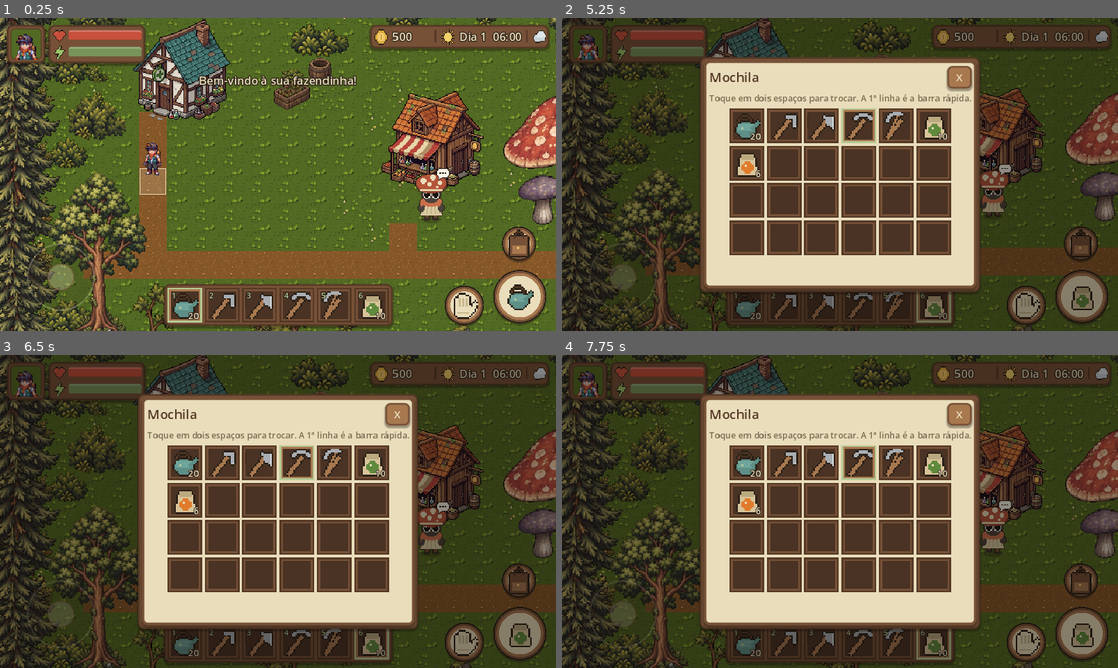
Above: before the commit, frames 1-4 (two rows, left to right).
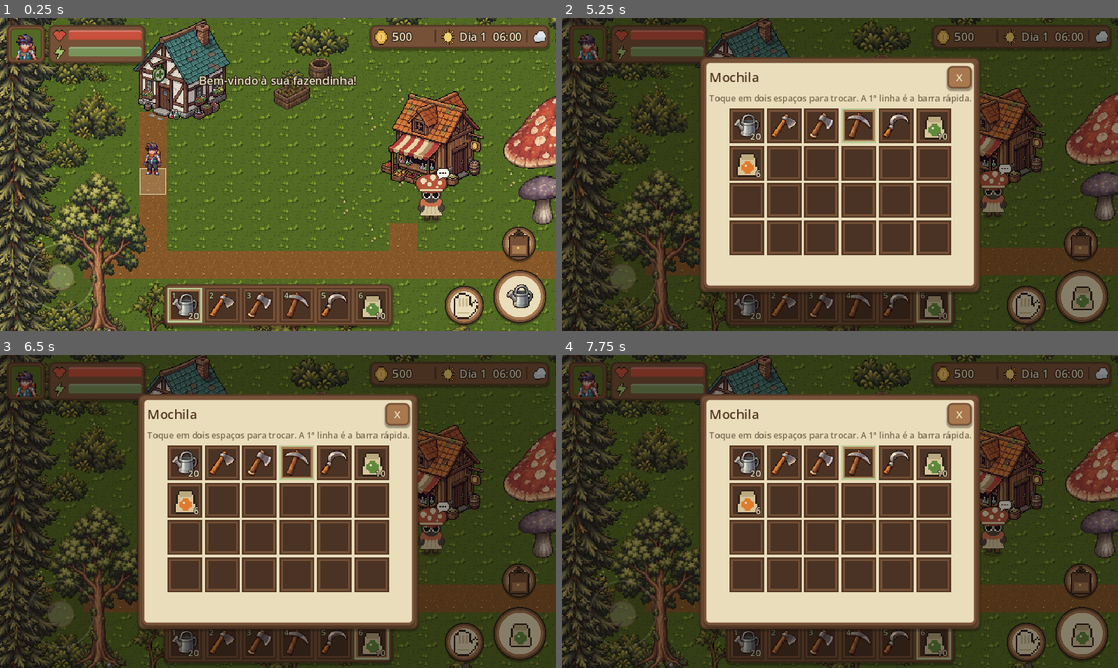
Above: after the commit, the same moments.

Repository: kyoubuerickfreitas-ux/fazendinha-fantastica
Game: Godot game, scene res://scenes/main.tscn
The game is run twice, just before and just after one commit, with the same random seed, the same clock (stepped at 60 frames per second) and the same inputs.
Inputs (mouse positions are in pixels of both pictures, inside the frame that each line leads up to):
- Up to frame 1 (0.25 s): no input
- Up to frame 2 (5.25 s): tap Enter at 0.5 s; move the mouse to (962, 158) at 0.52 s; hold D (move_right) 0.53-1.25 s; hold E (interact) 0.53-1.25 s; click (962, 158) at 0.67 s; drag from (728, 190) to (812, 237) at 1.27 s; move the mouse to (895, 105) at 2.02 s; hold D (move_right) 2.03-2.75 s; tap 2 (slot_2) at 2.1 s; drag from (812, 237) to (673, 127) at 2.77 s; move the mouse to (1006, 221) at 3.52 s; hold A (move_left) 3.53-4.25 s; tap 4 (slot_4) at 3.6 s; drag from (673, 127) to (756, 96) at 4.27 s; move the mouse to (867, 174) at 5.02 s; hold I (backpack) from 5.03 s (still down); tap 6 (slot_6) at 5.1 s; click (867, 174) at 5.17 s
- Up to frame 3 (6.5 s): release I (backpack) at 5.75 s; tap Space (use_tool) at 5.75 s; drag from (194, 433) to (166, 527) at 5.77 s
- Up to frame 4 (7.75 s): move the mouse to (962, 495) at 6.52 s; hold W (move_up) 6.53-7.25 s; tap J at 6.6 s; drag from (728, 527) to (812, 574) at 7.27 s

The runs differ from the first frame. In frame 1, 1.4% of the frame differs, in the area x 31-96%, y 85-97%; in frame 2, 1.8%, in the area x 31-63%, y 30-97%; in frame 3, 1.8%; in frame 4, 1.8%.

Commit message:
Ícones HD das ferramentas (32x32)
- tools/import_icons.py recorta os ícones enviados (remove o fundo xadrez pintado)
  e monta assets/sprites/items_hd.png
- Regador, enxada, machado, picareta, foice e fibra usam os ícones novos;
  broto e vara de pesca ficam prontos para uso futuro
- Botões de toque e balão dos animais desenham o ícone em tamanho fixo

Co-Authored-By: Claude Opus 5.5 <noreply@anthropic.com>
Claude-Session: https://claude.ai/code/session_01K8smMkd41S9KsmfWVPtWCG

Diff:
--- a/scripts/data/item_db.gd
+++ b/scripts/data/item_db.gd
@@ -5,6 +5,10 @@
 const ICONS := preload("res://assets/sprites/icons.png")
 const ICON_SIZE := 16
 const ICON_COLUMNS := 16
+## Ícones em alta resolução (32x32), gerados por tools/import_icons.py.
+## Itens com "hd" usam este atlas no lugar de icons.png.
+const ICONS_HD := preload("res://assets/sprites/items_hd.png")
+const HD_SIZE := 32
 
 ## Ícones de interface (índices em icons.png)
 const UI_ICON := {
@@ -14,15 +18,15 @@
 
 ## type: tool | seed | crop | resource | product
 const ITEMS := {
-	"watering_can": {"name": "Regador", "icon": 0, "type": "tool", "desc": "Rega a terra arada. Encha na água do lago."},
-	"hoe": {"name": "Enxada", "icon": 1, "type": "tool", "desc": "Ara a grama para plantar."},
-	"axe": {"name": "Machado", "icon": 2, "type": "tool", "desc": "Corta árvores e tocos."},
-	"pickaxe": {"name": "Picareta", "icon": 3, "type": "tool", "desc": "Quebra pedras e desfaz a terra arada."},
-	"scythe": {"name": "Foice", "icon": 4, "type": "tool", "desc": "Corta mato e colhe plantações."},
+	"watering_can": {"name": "Regador", "icon": 0, "hd": 0, "type": "tool", "desc": "Rega a terra arada. Encha na água do lago."},
+	"hoe": {"name": "Enxada", "icon": 1, "hd": 1, "type": "tool", "desc": "Ara a grama para plantar."},
+	"axe": {"name": "Machado", "icon": 2, "hd": 2, "type": "tool", "desc": "Corta árvores e tocos."},
+	"pickaxe": {"name": "Picareta", "icon": 3, "hd": 3, "type": "tool", "desc": "Quebra pedras e desfaz a terra arada."},
+	"scythe": {"name": "Foice", "icon": 4, "hd": 4, "type": "tool", "desc": "Corta mato e colhe plantações."},
 
 	"wood": {"name": "Madeira", "icon": 5, "type": "resource", "sell": 2, "desc": "Material de construção."},
 	"stone": {"name": "Pedra", "icon": 6, "type": "resource", "sell": 2, "desc": "Material de construção."},
-	"fiber": {"name": "Fibra", "icon": 7, "type": "resource", "sell": 1, "desc": "Usada em artesanato."},
+	"fiber": {"name": "Fibra", "icon": 7, "hd": 5, "type": "resource", "sell": 1, "desc": "Usada em artesanato."},
 
 	"carrot": {"name": "Cenoura-Lunar", "icon": 8, "type": "crop", "sell": 45, "desc": "Crocante e levemente brilhante."},
 	"tomato": {"name": "Tomate-Rubi", "icon": 9, "type": "crop", "sell": 70, "desc": "Vermelho como uma pedra preciosa."},
@@ -84,7 +88,13 @@
 
 
 static func icon(id: String) -> AtlasTexture:
-	return icon_index_texture(int(get_item(id).get("icon", 0)))
+	var item := get_item(id)
+	if item.has("hd"):
+		var t := AtlasTexture.new()
+		t.atlas = ICONS_HD
+		t.region = Rect2(int(item["hd"]) * HD_SIZE, 0, HD_SIZE, HD_SIZE)
+		return t
+	return icon_index_texture(int(item.get("icon", 0)))
 
 
 static func ui_icon(name: String) -> AtlasTexture:
--- a/scripts/ui/touch_button.gd
+++ b/scripts/ui/touch_button.gd
@@ -49,5 +49,5 @@
 	draw_circle(c + off, radius - 6, Color("e9ddbb"))
 	draw_arc(c + off, radius, 0, TAU, 40, Color("2b2118"), 1.5)
 	if icon:
-		var s := icon.get_size() * icon_scale
+		var s := Vector2(16, 16) * icon_scale  # tamanho fixo, seja o ícone 16 ou 32 px
 		draw_texture_rect(icon, Rect2(c + off - s / 2.0, s), false)
--- a/scripts/world/animal.gd
+++ b/scripts/world/animal.gd
@@ -144,6 +144,7 @@
 	if has_product:
 		_interact.label = "Coletar"
 		_bubble.texture = ItemDB.icon(SPECIES[species]["product"])
+		_bubble.scale = Vector2.ONE * (16.0 / _bubble.texture.get_width())
 		_bubble.visible = true
 	else:
 		_interact.label = "Carinho" if not petted_today else nickname
Binary file added: assets/source/icons/hoe_sickle.png
Binary file added: assets/source/icons/tools_row.png
Binary file added: assets/sprites/items_hd.png
Not shown, added: assets/sprites/items_hd.png.import
Not shown, changed: CREDITOS.md
Not shown, changed: assets/sprites/LEIAME.md
